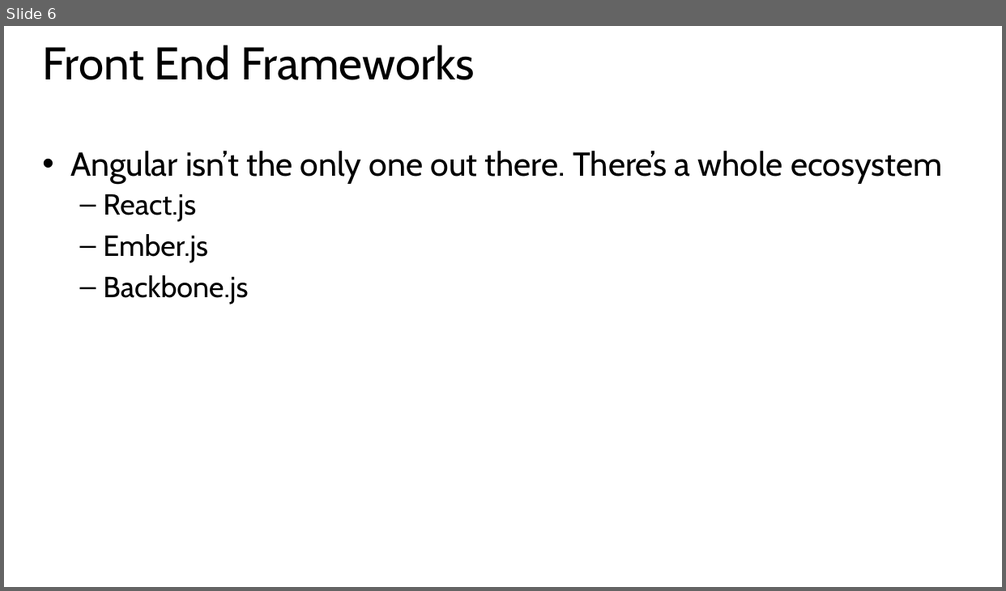
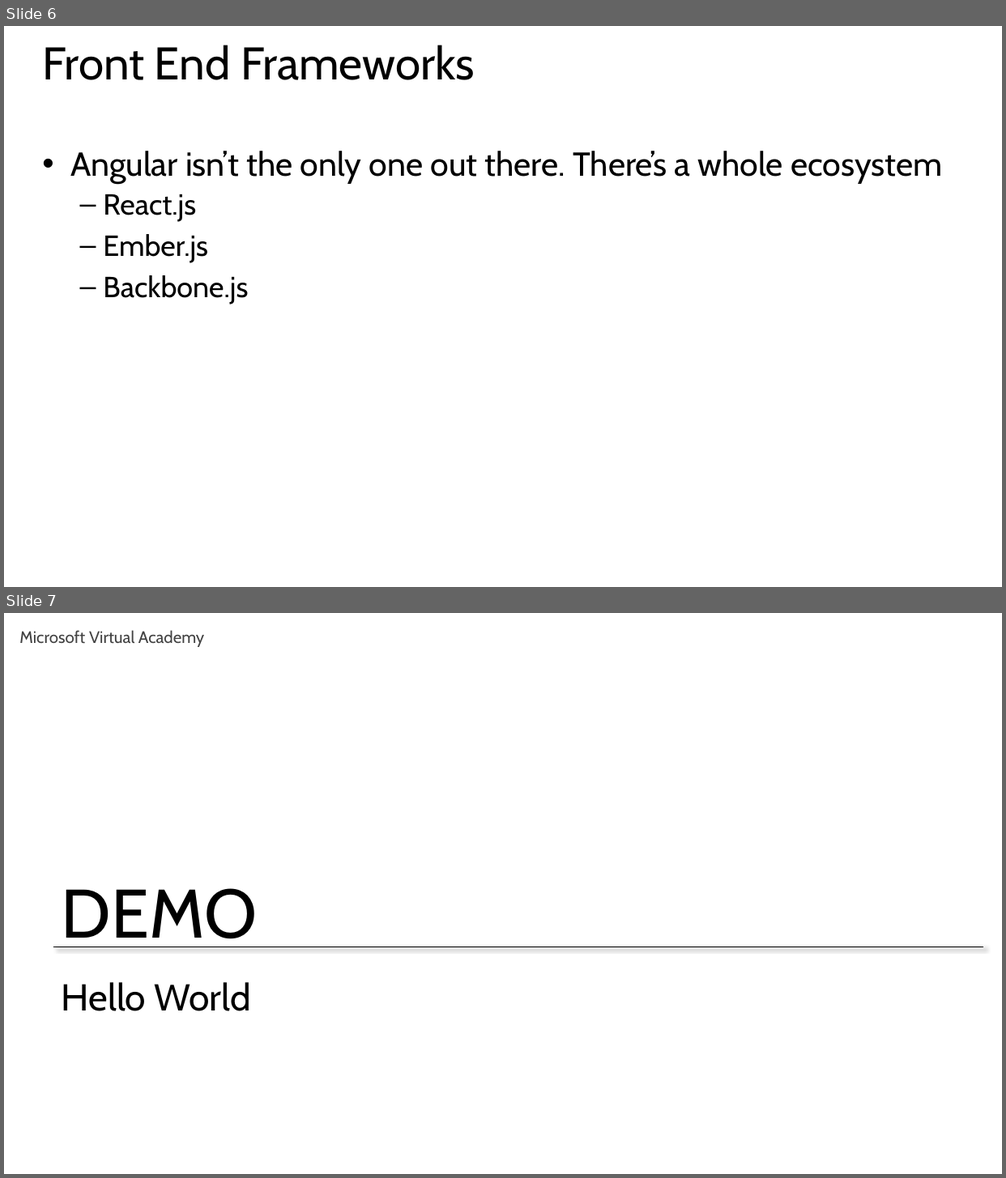
Before and after one commit to hwz/chirp, a slide deck: slides/module2.pptx. Shown one above the other, each under a label of ours: slide 6 before the commit, slides 6 and 7 after it. The pictures are 1006x591 and 1006x1178 pixels, drawn with LibreOffice and Linux fonts; fonts in the diff are those of the drawing. Boxes give left, top, right and bottom in pixels: in the first picture for what was removed or moved away, otherwise in the second. Text is boxed around its words. In the diff, an @@ line names an element or a change of style, - is before the commit and + after.

```diff
--- a/slides/module2.pptx
+++ b/slides/module2.pptx
@@ slide 7 added at bbox=[4, 613, 1002, 1174], background #FFFFFF @@
@@ text added at bbox=[19, 630, 204, 647], 16 pt, text #404040 @@
+Microsoft Virtual Academy
@@ text added at bbox=[62, 888, 258, 948], 66 pt, text #000000 @@
+DEMO
@@ line added from (54, 947) to (984, 947), #000000 0.75 pt @@
@@ title added at bbox=[62, 982, 251, 1012], 36 pt, text #000000 @@
+Hello World
```
Also in this commit, not shown: 6 slides changed, 8 other slides added, 10 slides removed.
